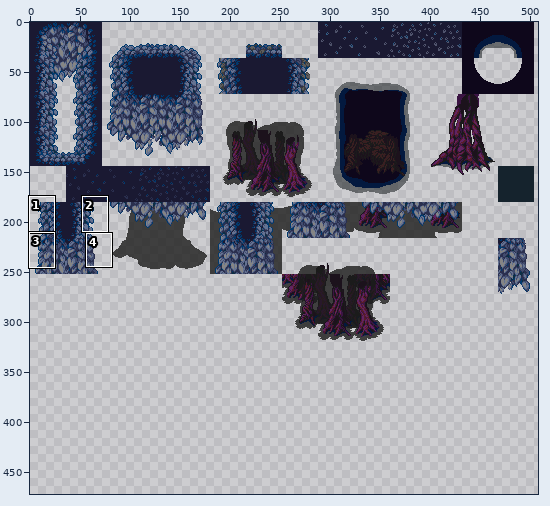
File history of a pixel-art file, Assets/Spritesheets/forest_trees.aseprite. The first picture is a wide view before the edit; the outline marks the close-up.
Close-up. Before the edit:
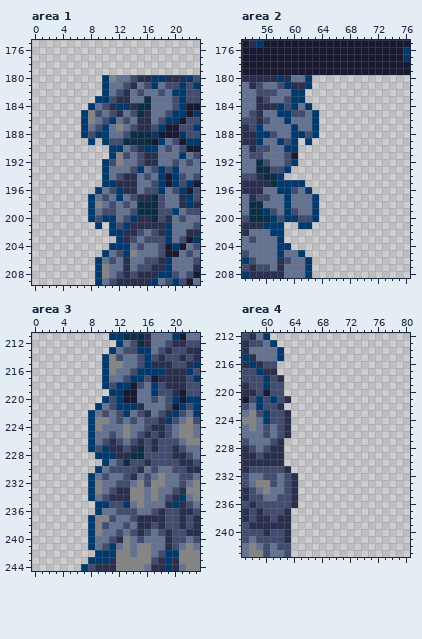
540x360 pixels, 1 frame. Colours within 5 levels of each other are drawn and written as one. Shown: area 1: x 0..23, y 175..209; area 2: x 53..76, y 175..208; area 3: x 0..23, y 211..244; area 4: x 57..80, y 212..243. The old version is drawn lined up with the new one, on the new canvas. The wide view leaves out empty margins. The commit also changed other parts of the picture, which this record leaves out.
After:
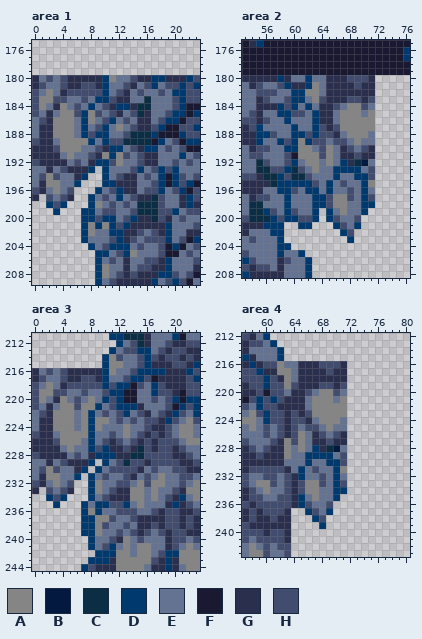
Palette (. is transparent): A #858585  B #03193f  C #0c2e44  D #00396d  E #657392  F #1a1932  G #2a2f4e  H #424c6e
The exact change:
canvas 540x360 -> 540x540
Area 1:
y 180: x 0..9 .......... -> GEHEHGGGGG
y 181: x 0..9 .......... -> GHEEHGGHHG
y 182: x 0..9 .......... -> HEAEGHHHHH
y 183: x 0..8 ......... -> HAAHHEEHE
y 184: x 0..7 ........ -> HAEGAEHE
y 185: x 0..6 ....... -> HEGEAAH
y 186: x 0..6 ....... -> EHGAAAE
y 187..188: x 0..6 ....... -> EGGAAAE
y 189: x 0..7 ........ -> HGGEAAAA; x 9 . -> E
y 190: x 0..10 ........... -> GGGHAAAEEHG
y 191: x 0..10 ........... -> GGGGEAEEHGA
y 192: x 0..9 .......... -> HGGGGEHEGD
y 193: x 0..8 ......... -> EEGEHGGGD
y 194: x 0..7 ........ -> EHAHEEGD
y 195: x 0..6 ....... -> EGAAEED
y 196: x 0..5 ...... -> HGEAEH
y 197: x 0 . -> G; x 2..5 .... -> HEHG
y 198: x 2..4 ... -> DHD
y 199: x 3 . -> D; x 7 . -> D
y 200: x 7 . -> D
y 201: x 7..8 .. -> DA; x 10 . -> A
y 202: x 7..10 .... -> DAEE
y 203: x 7..11 ..... -> DEEEH
y 204: x 8..10 ... -> DEH
y 205: x 9 . -> D
Area 2:
y 180: x 63..71 ......... -> EEGGGHHHG
y 181: x 63..71 ......... -> AEGGGGHGG
y 182: x 62..71 .......... -> AAEGGGGGGG
y 183: x 62..71 .......... -> EAHGGGHHGH
y 184: x 63..71 ......... -> EGGHEAAHE
y 185: x 64..71 ........ -> GGEAAAEA
y 186: x 64..71 ........ -> GGEAAAAA
y 187: x 64..71 ........ -> HGHAAAAA
y 188: x 64..71 ........ -> HHGEAAAE
y 189: x 61 . -> A; x 63..71 ......... -> HHEHHEAEE
y 190: x 61..71 ........... -> AAEHAEGHEHG
y 191: x 61..71 ........... -> AAAHAEGGHGG
y 192: x 61..71 ........... -> EAAEAEDGCBE
y 193: x 60..71 ............ -> CHEAEEDDDDEH
y 194: x 59..71 ............. -> HCCHEEEDEEDDH
y 195: x 62..71 .......... -> DHEDEHEEDA
y 196: x 63..71 ......... -> DEDEEHEDE
y 197: x 64..71 ........ -> DHAAHEDH
y 198: x 64..71 ........ -> DHAAEEDD
y 199: x 65..70 ...... -> DEAEED
y 200: x 65..69 ..... -> DHEEH
y 201: x 66..69 .... -> DHED
y 202: x 67..68 .. -> DH
y 203: x 68 . -> D
Area 3:
y 216: x 0..9 .......... -> GEHEHGGGGG
y 217: x 0..9 .......... -> GHEEHGGHHG
y 218: x 0..9 .......... -> HEAEGHHHHH
y 219: x 0..10 ........... -> HAAHHEEHEEH
y 220: x 0..9 .......... -> HAEGAEHEAE
y 221: x 0..8 ......... -> HEGEAAHAA
y 222: x 0..7 ........ -> EHGAAAEA
y 223..224: x 0..7 ........ -> EGGAAAEA
y 225: x 0..7 ........ -> HGGEAAAA
y 226: x 0..7 ........ -> GGGHAAAE
y 227: x 0..7 ........ -> GGGGEAEE
y 228: x 0..8 ......... -> HGGGGEHEG
y 229: x 0..8 ......... -> EEGEHGGGD
y 230: x 0..7 ........ -> EHAHEEGD
y 231: x 0..6 ....... -> EGAAEED
y 232: x 0..5 ...... -> HGEAEH
y 233: x 0 . -> G; x 2..5 .... -> HEHG
y 234: x 2..4 ... -> DHD
y 235: x 3 . -> D; x 7..8 .. -> DE
y 236: x 7..8 .. -> DA
y 237..239: x 7 . -> D
Area 4:
y 216: x 62..71 .......... -> AEEGGGHHHG
y 217: x 62..71 .......... -> AAEGGGGHGG
y 218: x 63..71 ......... -> AEGGGGGGG
y 219: x 63..71 ......... -> AHGGGHHGH
y 220: x 63..71 ......... -> EGGHEAAHE
y 221: x 64..71 ........ -> GGEAAAEA
y 222: x 63..71 ......... -> GGGEAAAAA
y 223: x 64..71 ........ -> HGHAAAAA
y 224: x 64..71 ........ -> HHGEAAAE
y 225: x 64..71 ........ -> HEHHEAEE
y 226: x 64..71 ........ -> HAEGHEHG
y 227: x 63..71 ......... -> AHAEGGHGG
y 228: x 63..71 ......... -> AEAEDGCBE
y 229: x 63..71 ......... -> AEEDDDDEH
y 230: x 63..71 ......... -> EEEDEEDDH
y 231: x 64..71 ........ -> EDEHEEDA
y 232: x 65..71 ....... -> DEEHEDE
y 233: x 65..71 ....... -> HAAHEDH
y 234: x 65..71 ....... -> HAAEEDD
y 235: x 65..70 ...... -> DEAEED
y 236: x 65..69 ..... -> DHEEH
y 237: x 66..69 .... -> DHED
y 238: x 67..68 .. -> DH
y 239: x 68 . -> D
